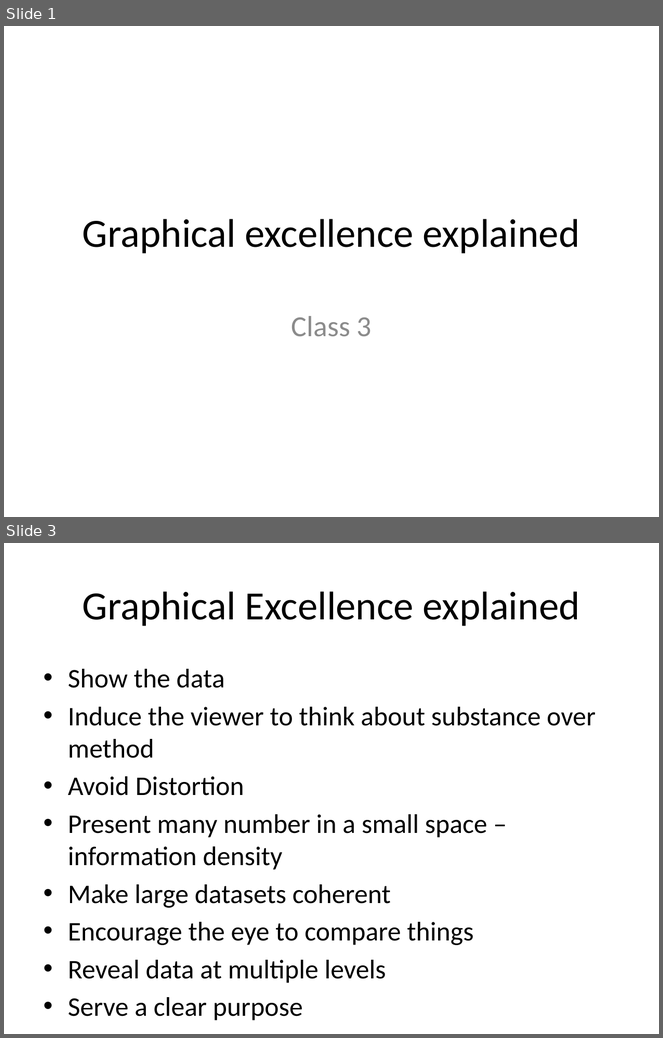
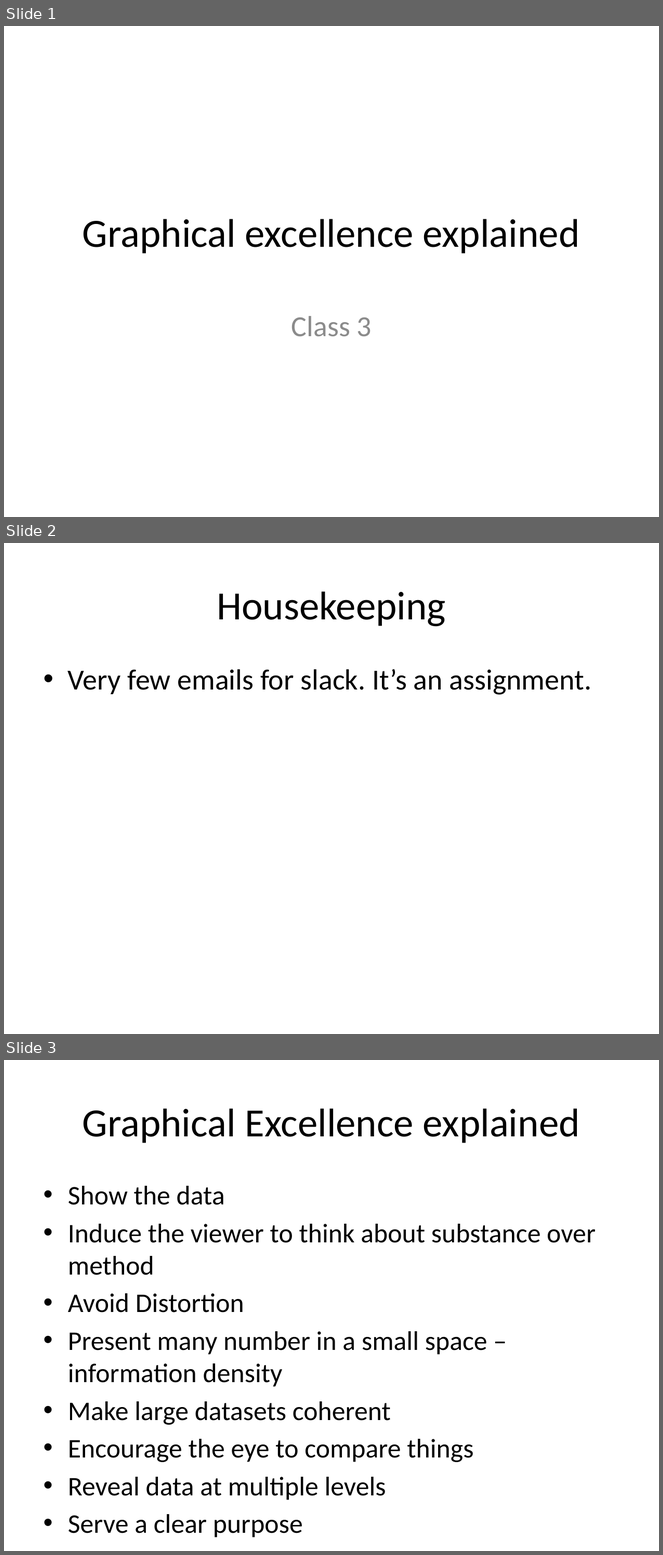
Before and after one commit to mattwaite/JOUR491-Data-Visualization, a slide deck: Lectures/Class3_GraphicalExcellence.pptx. Shown one above the other, each under a label of ours: slides 1 and 3 before the commit, slides 1, 2 and 3 after it; the slides between them are not shown. The pictures are 663x1038 and 663x1555 pixels, drawn with LibreOffice and Linux fonts; fonts in the diff are those of the drawing. Boxes give left, top, right and bottom in pixels: in the first picture for what was removed or moved away, otherwise in the second. Text is boxed around its words. In the diff, an @@ line names an element or a change of style, - is before the commit and + after.

```diff
--- a/Lectures/Class3_GraphicalExcellence.pptx
+++ b/Lectures/Class3_GraphicalExcellence.pptx
@@ slide 2 added at (4, 543, 659, 1034), background #FFFFFF @@
@@ title added at (217, 591, 446, 627), 44 pt, text #000000 @@
+Housekeeping
@@ text added at (68, 669, 592, 695), 32 pt, text #000000 @@
+• Very few emails for slack. It’s an assignment.
```
Also in this commit, not shown: 1 slide changed, 1 slide removed, 4 other files.
